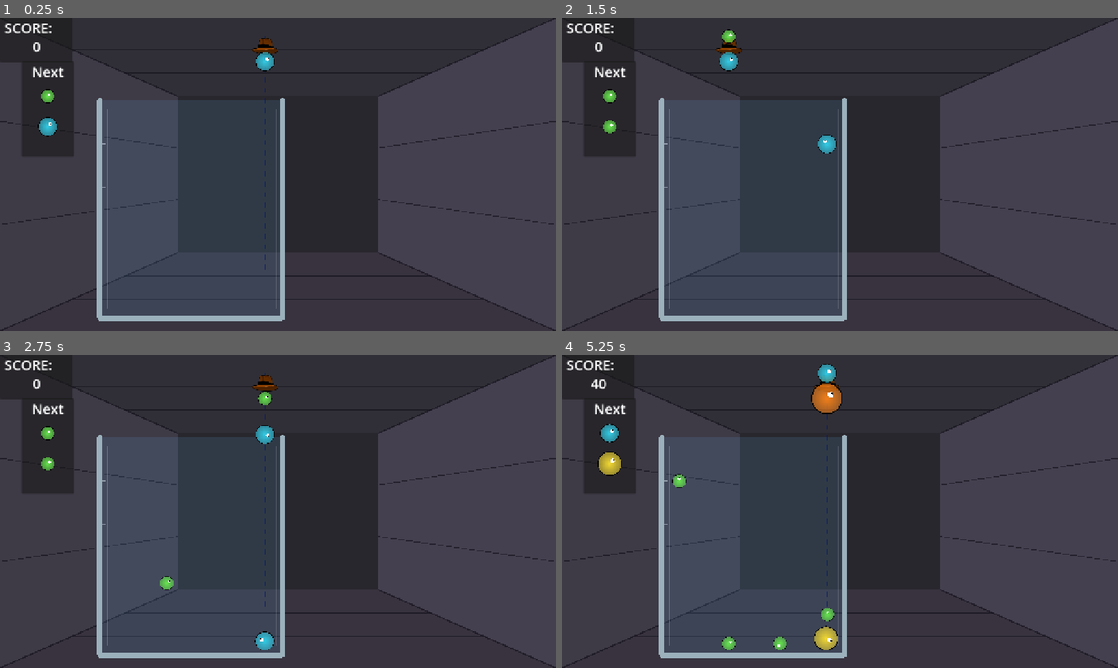
Above: before the commit, frames 1-4 (two rows, left to right).
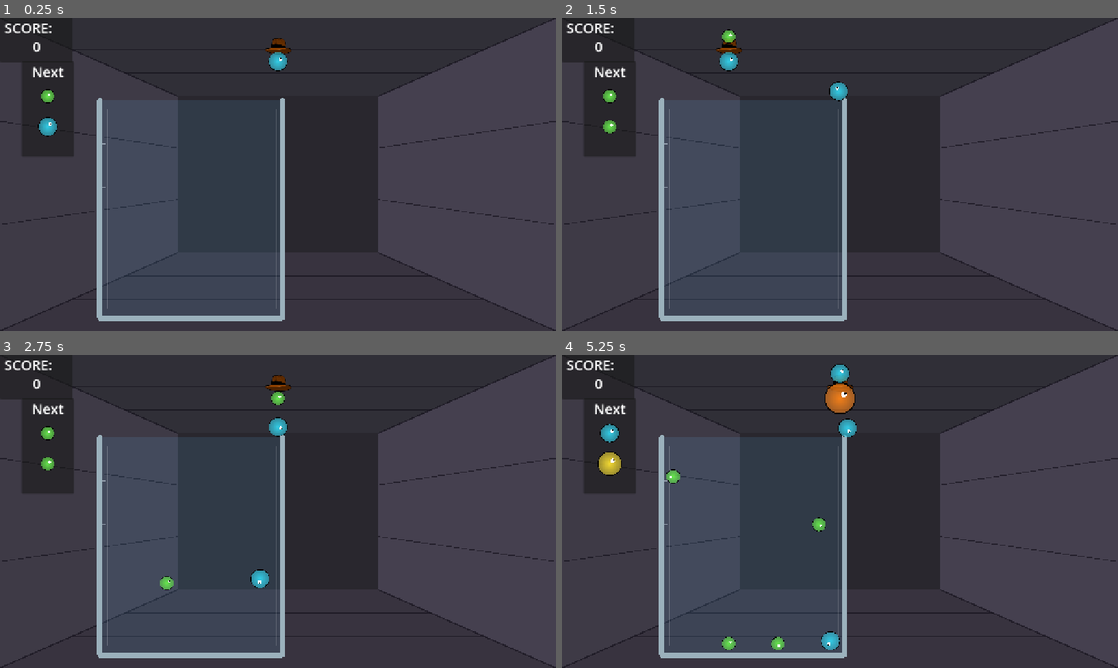
Above: after the commit, the same moments.

Repository: broli/oozecrawler
Game: Godot game, scene res://scenes/Core/main.tscn
Two runs of this game, one before a commit and one after it. Both use one fixed random seed, a clock stepped at 60 frames per second and the inputs below. The project has no main scene, so this scene is started directly.
Inputs (mouse positions are in pixels of both pictures, inside the frame that each line leads up to):
- Up to frame 1 (0.25 s): no input
- Up to frame 2 (1.5 s): tap Enter at 0.5 s; move the mouse to (962, 158) at 0.52 s; click (962, 158) at 0.67 s; move the mouse to (728, 190) at 1.27 s; click (728, 190) at 1.42 s
- Up to frame 3 (2.75 s): move the mouse to (333, 442) at 2.02 s; click (333, 442) at 2.17 s
- Up to frame 4 (5.25 s): move the mouse to (812, 574) at 2.77 s; click (812, 574) at 2.92 s; move the mouse to (1006, 558) at 3.52 s; click (1006, 558) at 3.67 s; move the mouse to (673, 464) at 4.27 s; click (673, 464) at 4.42 s; move the mouse to (867, 511) at 5.02 s; click (867, 511) at 5.17 s

The runs differ from the first frame. In frame 1, 0.5% of the frame differs, in the area x 45-53%, y 5-81%; in frame 2, 0.3%; in frame 3, 1.1%; in frame 4, 1.8%, in the area x 5-53%, y 2-95%.

Commit message:
feat: add merge audio player and dynamic sound playback logic

Diff:
--- a/scenes/Core/main.tscn
+++ b/scenes/Core/main.tscn
@@ -103,3 +103,6 @@
 text = "0"
 label_settings = SubResource("LabelSettings_bwyuc")
 horizontal_alignment = 1
+
+[node name="MergeAudioPlayer" type="AudioStreamPlayer" parent="." unique_id=825674580]
+max_polyphony = 4
--- a/scripts/core/container.gd
+++ b/scripts/core/container.gd
@@ -6,12 +6,12 @@
 @onready var floor_shape: CollisionShape2D = $Floor
 
 # Glass styling colors
-const COLOR_GLASS_TINT = Color(0.4, 0.75, 1.0, 0.12)    # Subtle translucent cyan/blue
-const COLOR_GLASS_SHINE = Color(1.0, 1.0, 1.0, 0.25)   # White specular reflection
-const COLOR_TICK_MARKS = Color(0.9, 0.95, 1.0, 0.5)    # Measurement graduation marks
+const COLOR_GLASS_TINT = Color(0.4, 0.75, 1.0, 0.12) # Subtle translucent cyan/blue
+const COLOR_GLASS_SHINE = Color(1.0, 1.0, 1.0, 0.25) # White specular reflection
+const COLOR_TICK_MARKS = Color(0.9, 0.95, 1.0, 0.5) # Measurement graduation marks
 
 # Returns Vector2(min_x, max_x) for dropper clamping
-func get_drop_bounds(margin: float = 30.0) -> Vector2:
+func get_drop_bounds(margin: float) -> Vector2:
 	var left_rect := left_wall.shape as RectangleShape2D
 	var right_rect := right_wall.shape as RectangleShape2D
 
--- a/scripts/core/main.gd
+++ b/scripts/core/main.gd
@@ -5,7 +5,7 @@
 @onready var queue_display: Control = $HUD/NextSlimePanel/QueueDisplay
 @onready var score_value_label: Label = $HUD/ScorePanel/ScoreValueLabel
 @onready var container: GameContainer = $Container
-@onready var merge_audio_player: AudioStreamPlayer2D = $MergeAudioPlayer
+@onready var merge_audio_player: AudioStreamPlayer = $MergeAudioPlayer
 
 # Load audio files
 var first_half_tier_merge_sound = preload("res://assets/audio/firsthalftiermerge.wav")
@@ -16,7 +16,7 @@
 
 func _ready() -> void:
 	# Dynamically read beaker boundaries from its collision shapes
-	var bounds: Vector2 = container.get_drop_bounds()
+	var bounds: Vector2 = container.get_drop_bounds(0.0)
 	dropper.min_x = bounds.x
 	dropper.max_x = bounds.y
 
@@ -42,6 +42,14 @@
 	level_stats.add_merge(tier)
 	score_value_label.text = str(level_stats.score)
 
+	if tier < 6:
+		merge_audio_player.stream = first_half_tier_merge_sound
+		merge_audio_player.pitch_scale = 0.9 + (tier * 0.05)
+	else:
+		merge_audio_player.stream = second_half_tier_merge_sound
+		merge_audio_player.pitch_scale = 0.9 + ((tier - 5) * 0.05)
+	merge_audio_player.play()
+
 func _on_slime_dropped(_tier: int) -> void:
 	level_stats.add_slime_dropped()
 	dropper.set_current_slime_tier(self.queue_manager.get_next())
